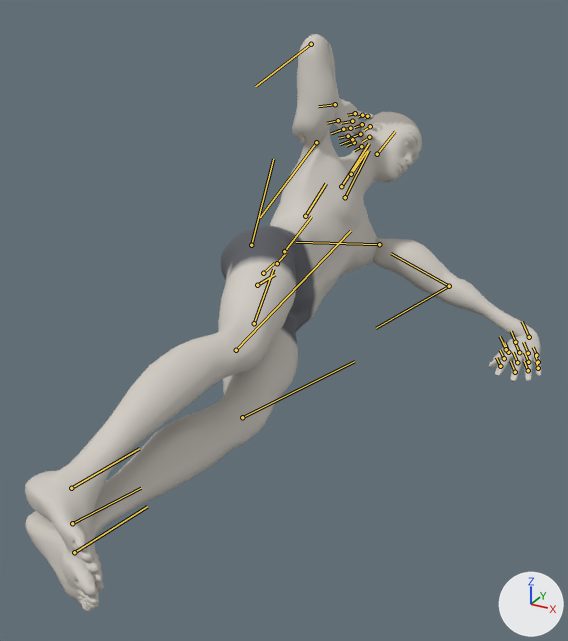
The glTF model exports/side-crunch.glb as it was, and as the next commit left it.
One viewpoint serves both versions: a camera (50 mm lens) standing at (1.025, -1.692, 0.988) and looking at (0.229, -0.245, 0.264). Lighting does not change. The marker at lower right points along +X, +Y and +Z. The picture after the commit comes second. Both versions are drawn at frame 69 of the action 'side-crunch_right'; the numbers are the values there. The bones that change, and the others that lie on the model, are drawn over the model as lines.
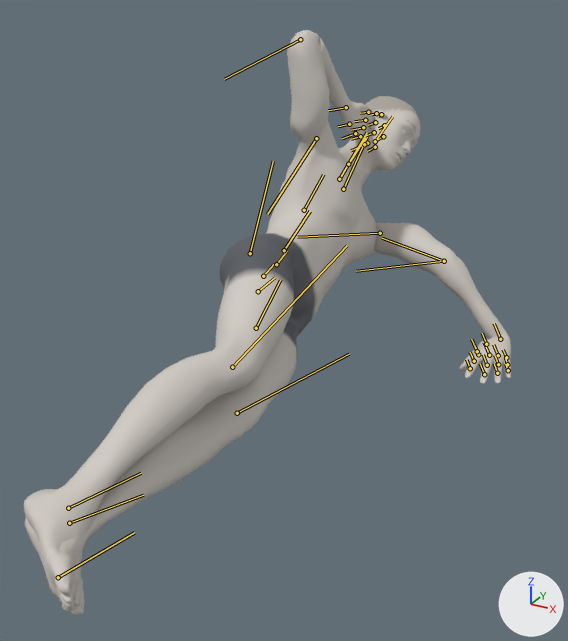
Pixel boxes [x1, y1, x2, y2] of what changed, in the pictures (568 x 641 px):
```json
{"object": "Mesh_0", "change": "posed", "before": [25, 34, 541, 612], "after": [24, 30, 511, 615]}
{"bone": "pelvis", "before": "(257, 285) to (275, 274)", "after": "(258, 291) to (275, 277)"}
{"bone": "upperarm_l", "before": "(379, 244) to (296, 242)", "after": "(380, 233) to (297, 237)"}
{"bone": "lowerarm_l", "before": "(449, 286) to (376, 328)", "after": "(444, 261) to (356, 271)"}
{"bone": "hand_l", "before": "(529, 337) to (522, 321)", "after": "(500, 339) to (494, 323)"}
{"bone": "lowerarm_twist_l", "before": "(449, 286) to (391, 253)", "after": "(444, 261) to (382, 238)"}
{"bone": "clavicle_r", "before": "(341, 186) to (369, 143)", "after": "(339, 179) to (367, 132)"}
{"bone": "upperarm_r", "before": "(316, 142) to (260, 217)", "after": "(316, 138) to (267, 214)"}
{"bone": "lowerarm_r", "before": "(311, 44) to (255, 86)", "after": "(300, 39) to (224, 79)"}
{"bone": "hand_r", "before": "(335, 104) to (318, 106)", "after": "(346, 107) to (328, 110)"}
{"bone": "thigh_l", "before": "(254, 323) to (273, 269)", "after": "(256, 328) to (280, 280)"}
{"bone": "calf_l", "before": "(242, 417) to (354, 361)", "after": "(237, 413) to (349, 354)"}
{"bone": "foot_l", "before": "(72, 523) to (141, 488)", "after": "(69, 523) to (143, 495)"}
{"bone": "thigh_r", "before": "(251, 245) to (273, 159)", "after": "(250, 253) to (273, 161)"}
{"bone": "calf_r", "before": "(236, 350) to (350, 231)", "after": "(232, 367) to (347, 245)"}
{"bone": "foot_r", "before": "(71, 488) to (139, 448)", "after": "(68, 508) to (141, 473)"}
{"bone": "ball_r", "before": "(74, 552) to (147, 506)", "after": "(58, 577) to (134, 532)"}
```

Scene script edits in JSON lines:
```json
{"block": "bone_pelvis", "where": "bone_pelvis = bpy.data.objects['Body'].pose.bones['pelvis']  # child of 'Root'"}
{"op": "set", "path": "bone_pelvis.location", "old": "(-0.01, -0.753, -0.011)", "new": "(-0.01, -0.771, -0.011)"}
{"op": "set", "path": "bone_pelvis.rotation_quaternion", "old": "(0.504, -0.496, 0.496, 0.504)", "new": "(0.527, -0.471, 0.527, 0.471)", "note": "degrees (0, 89, 90) -> degrees (-84, 90, 0)"}
{"block": "bone_upperarm_l", "where": "bone_upperarm_l = bpy.data.objects['Body'].pose.bones['upperarm_l']  # child of 'clavicle_l'"}
{"op": "set", "path": "bone_upperarm_l.rotation_quaternion", "old": "(0.109, -0.396, 0.534, 0.739)", "new": "(-0.125, 0.535, -0.561, -0.62)", "note": "degrees (-99, 135, 22) -> degrees (-70, 127, 48)"}
{"block": "bone_lowerarm_l", "where": "bone_lowerarm_l = bpy.data.objects['Body'].pose.bones['lowerarm_l']  # child of 'upperarm_l'"}
{"op": "set", "path": "bone_lowerarm_l.rotation_quaternion", "old": "(0.919, 0.033, 0.108, -0.378)", "new": "(-0.987, -0.087, 0.071, 0.112)", "note": "degrees (-1, 13, -45) -> degrees (11, -7, -14)"}
{"block": "bone_hand_l", "where": "bone_hand_l = bpy.data.objects['Body'].pose.bones['hand_l']  # child of 'lowerarm_l'"}
{"op": "set", "path": "bone_hand_l.rotation_quaternion", "old": "(-0.423, 0.008, -0.557, -0.715)", "new": "(-0.511, -0.071, -0.644, -0.565)", "note": "degrees (64, 29, 137) -> degrees (79, 35, 125)"}
{"block": "bone_lowerarm_twist_l", "where": "bone_lowerarm_twist_l = bpy.data.objects['Body'].pose.bones['lowerarm_twist_l']  # child of 'lowerarm_l'"}
{"op": "set", "path": "bone_lowerarm_twist_l.rotation_quaternion", "old": "(0.634, -0.555, 0.372, 0.389)", "new": "(0.742, -0.481, 0.323, 0.337)", "note": "degrees (-76, 65, 11) -> degrees (-56, 53, 19)"}
{"block": "bone_clavicle_r", "where": "bone_clavicle_r = bpy.data.objects['Body'].pose.bones['clavicle_r']  # child of 'spine_04'"}
{"op": "set", "path": "bone_clavicle_r.rotation_quaternion", "old": "(0.999, -0.012, -0.033, 0.0)", "new": "(1.0, -0.031, -0.006, 0.0)", "note": "degrees (-1, -4, 0) -> degrees (-3, -1, 0)"}
{"block": "bone_upperarm_r", "where": "bone_upperarm_r = bpy.data.objects['Body'].pose.bones['upperarm_r']  # child of 'clavicle_r'"}
{"op": "set", "path": "bone_upperarm_r.rotation_quaternion", "old": "(0.274, -0.301, -0.12, 0.905)", "new": "(0.369, -0.374, -0.188, 0.829)", "note": "degrees (-26, 29, 140) -> degrees (-42, 29, 121)"}
{"block": "bone_lowerarm_r", "where": "bone_lowerarm_r = bpy.data.objects['Body'].pose.bones['lowerarm_r']  # child of 'upperarm_r'"}
{"op": "set", "path": "bone_lowerarm_r.rotation_quaternion", "old": "(0.707, -0.142, 0.593, 0.357)", "new": "(0.607, -0.164, 0.625, 0.462)", "note": "degrees (41, 70, 83) -> degrees (66, 66, 120)"}
{"block": "bone_hand_r", "where": "bone_hand_r = bpy.data.objects['Body'].pose.bones['hand_r']  # child of 'lowerarm_r'"}
{"op": "set", "path": "bone_hand_r.rotation_quaternion", "old": "(0.9, 0.368, -0.147, 0.182)", "new": "(0.891, 0.317, -0.298, 0.129)", "note": "degrees (42, -23, 14) -> degrees (38, -38, 3)"}
{"block": "bone_thigh_l", "where": "bone_thigh_l = bpy.data.objects['Body'].pose.bones['thigh_l']  # child of 'pelvis'"}
{"op": "set", "path": "bone_thigh_l.rotation_quaternion", "old": "(0.981, 0.003, 0.001, 0.195)", "new": "(0.981, -0.076, -0.018, 0.176)", "note": "degrees (0, 0, 22) -> degrees (-9, -1, 20)"}
{"block": "bone_calf_l", "where": "bone_calf_l = bpy.data.objects['Body'].pose.bones['calf_l']  # child of 'thigh_l'"}
{"op": "set", "path": "bone_calf_l.rotation_quaternion", "old": "(0.961, -0.04, 0.037, -0.272)", "new": "(0.968, -0.017, 0.028, -0.248)", "note": "degrees (-6, 3, -32) -> degrees (-3, 3, -29)"}
{"block": "bone_foot_l", "where": "bone_foot_l = bpy.data.objects['Body'].pose.bones['foot_l']  # child of 'calf_l'"}
{"op": "set", "path": "bone_foot_l.rotation_quaternion", "old": "(0.992, 0.081, -0.009, -0.099)", "new": "(0.981, 0.056, -0.005, -0.187)", "note": "degrees (9, 0, -11) -> degrees (6, 1, -22)"}
{"block": "bone_thigh_r", "where": "bone_thigh_r = bpy.data.objects['Body'].pose.bones['thigh_r']  # child of 'pelvis'"}
{"op": "set", "path": "bone_thigh_r.rotation_quaternion", "old": "(0.97, 0.156, 0.039, 0.183)", "new": "(0.976, 0.124, 0.031, 0.175)", "note": "degrees (18, 1, 21) -> degrees (15, 1, 20)"}
{"block": "bone_calf_r", "where": "bone_calf_r = bpy.data.objects['Body'].pose.bones['calf_r']  # child of 'thigh_r'"}
{"op": "set", "path": "bone_calf_r.rotation_quaternion", "old": "(0.966, 0.039, -0.034, -0.251)", "new": "(0.968, 0.017, -0.028, -0.248)", "note": "degrees (5, -3, -29) -> degrees (3, -3, -29)"}
{"block": "bone_foot_r", "where": "bone_foot_r = bpy.data.objects['Body'].pose.bones['foot_r']  # child of 'calf_r'"}
{"op": "set", "path": "bone_foot_r.rotation_quaternion", "old": "(0.991, -0.08, 0.009, -0.111)", "new": "(0.981, -0.056, 0.005, -0.187)", "note": "degrees (-9, 0, -13) -> degrees (-6, -1, -22)"}
{"block": "bone_ball_r", "where": "bone_ball_r = bpy.data.objects['Body'].pose.bones['ball_r']  # child of 'foot_r'"}
{"op": "set", "path": "bone_ball_r.rotation_quaternion", "old": "(1.0, 0.0, 0.0, 0.0)", "new": "(0.993, 0.011, -0.119, 0.026)", "note": "degrees (0, 0, 0) -> degrees (1, -14, 3)"}
```
